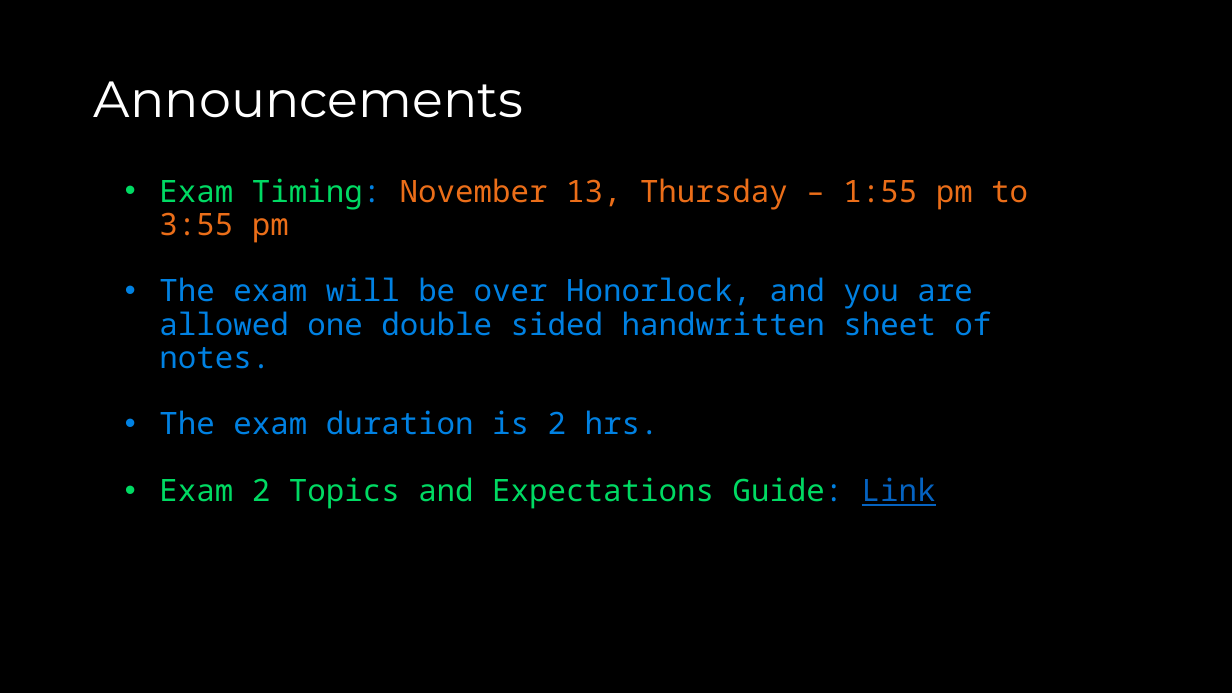
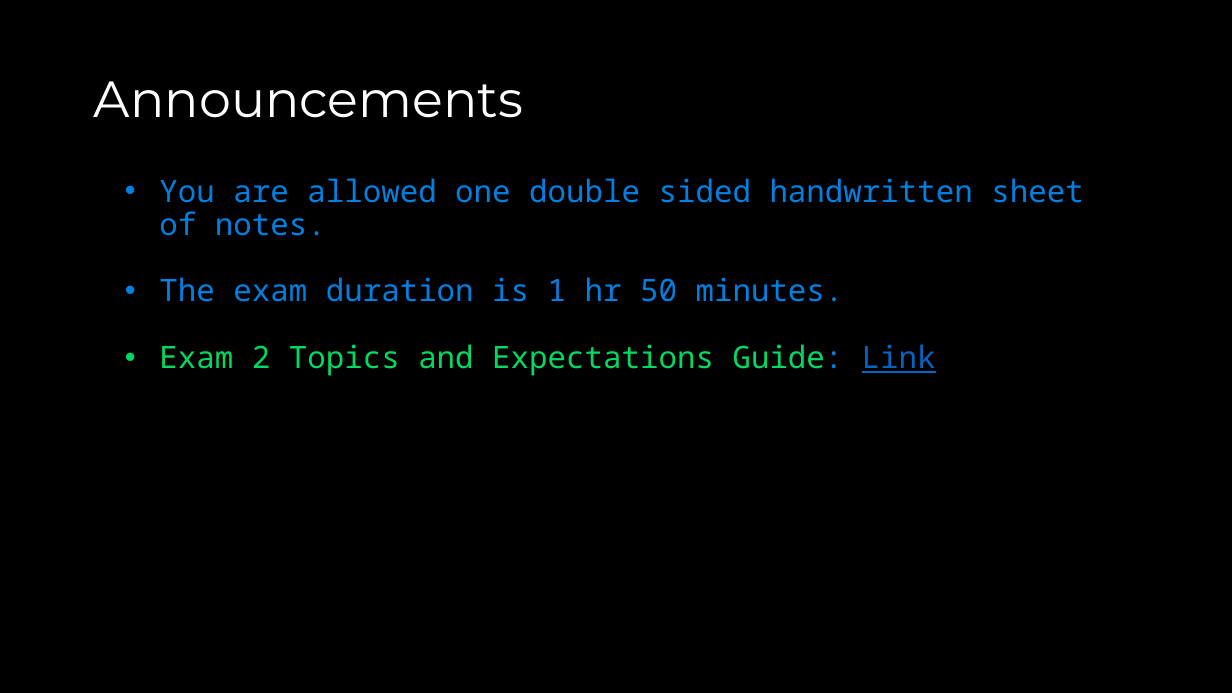
Before and after one commit to COP3530/Instructional-Content, a slide deck: slide 4 of Slides/Slides-PPT/Exam 2 - Review A.pptx (slide 3 before the commit). Drawn at 1232x693 pixels with LibreOffice and Linux fonts; fonts in the diff are those of the drawing. Boxes give left, top, right and bottom in pixels: in the first picture for what was removed or moved away, otherwise in the second. Text is boxed around its words. In the diff, an @@ line names an element or a change of style, - is before the commit and + after.

Commit message:
exam review added

```diff
--- a/Slides/Slides-PPT/Exam 2 - Review A.pptx
+++ b/Slides/Slides-PPT/Exam 2 - Review A.pptx
@@ text at bbox=[159, 178, 1083, 302]: text changed @@
-• Exam Timing: November 13, Thursday – 1:55 pm to 3:55 pm
-• The exam will be over Honorlock, and you are allowed one double sided handwritten sheet of notes.
-• The exam duration is 2 hrs.
+• You are allowed one double sided handwritten sheet of notes.
+• The exam duration is 1 hr 50 minutes.
```
Also in this commit, not shown: 12 other slides changed, 1 slide added, 9 slides removed, 3 other files.
